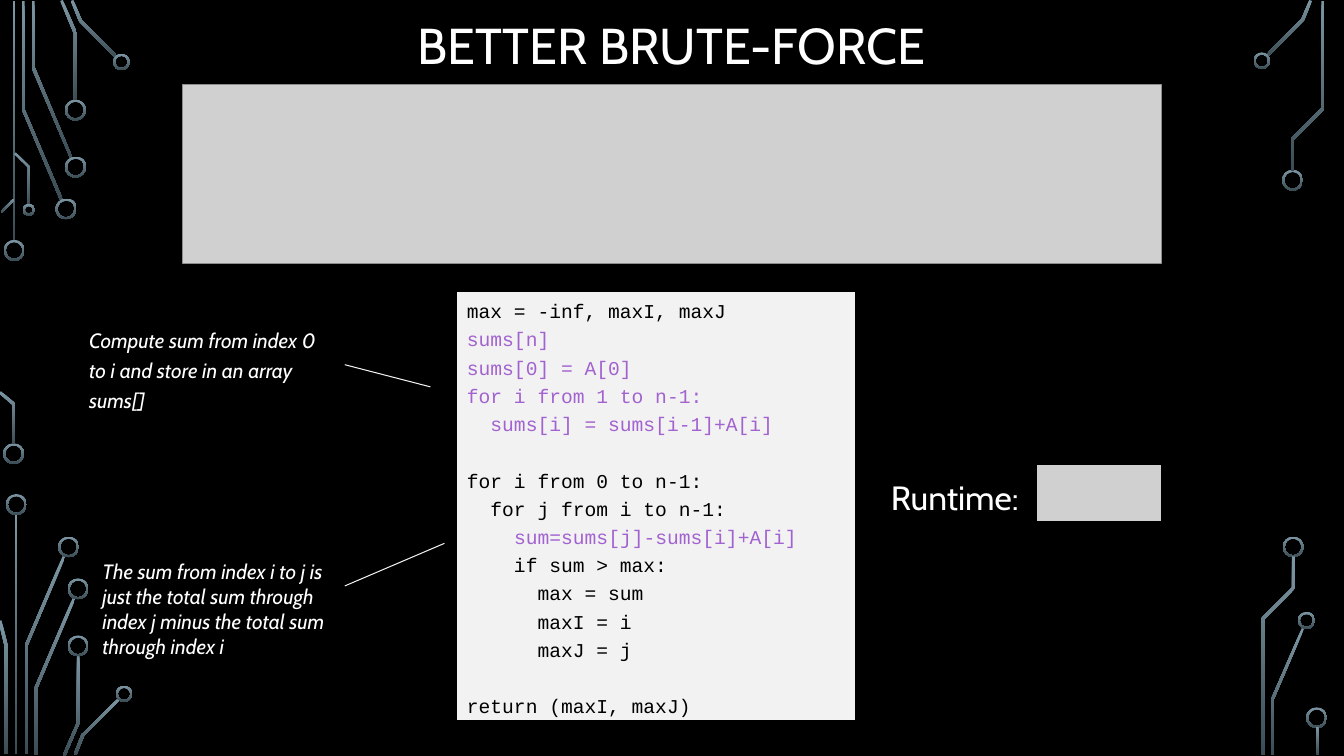
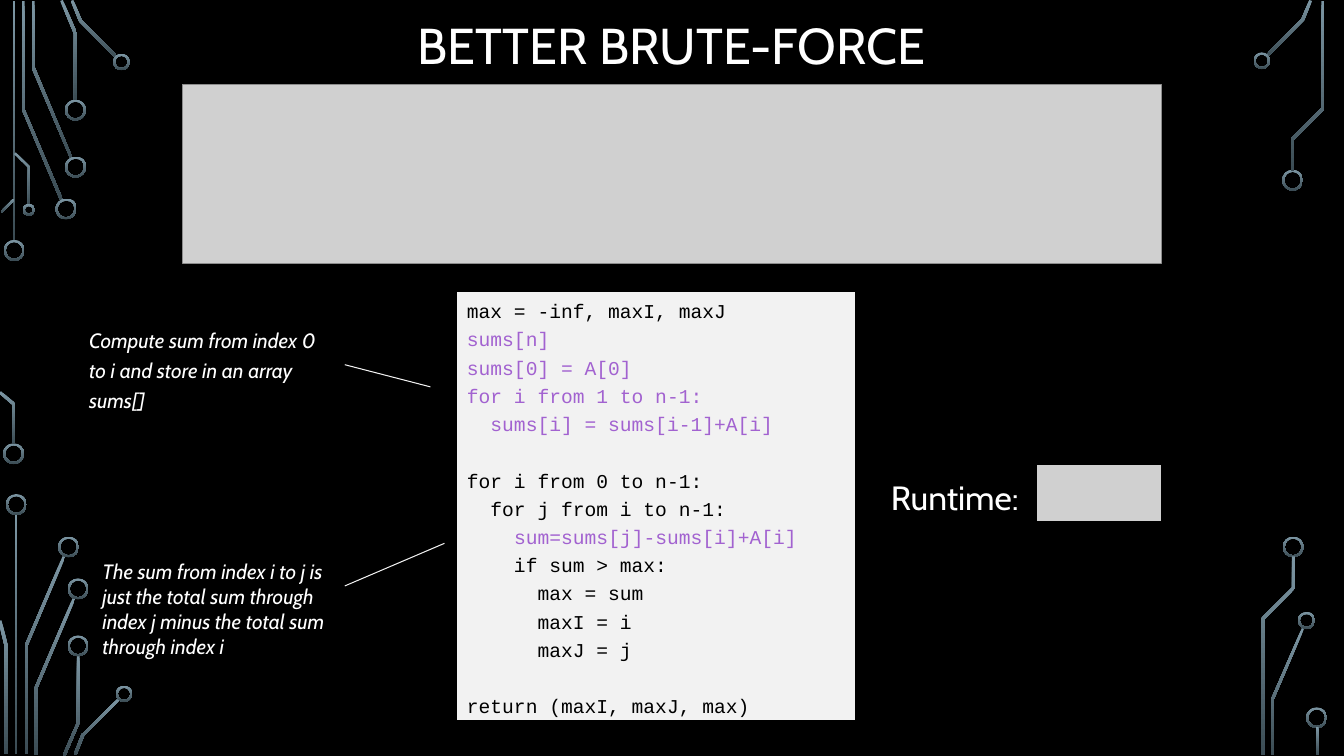
Before and after one commit to markfloryan/dsa2, a slide deck: slide 20 of slides/03-1-DivConIntro.pptx. Drawn at 1344x756 pixels with LibreOffice and Linux fonts; fonts in the diff are those of the drawing; grey boxes stand for pictures; background and template pictures are left out. Boxes give left, top, right and bottom in pixels: in the first picture for what was removed or moved away, otherwise in the second. Text is boxed around its words. In the diff, an @@ line names an element or a change of style, - is before the commit and + after.

```diff
--- a/slides/03-1-DivConIntro.pptx
+++ b/slides/03-1-DivConIntro.pptx
@@ text at (467,304,796,717): text changed @@
-max = -inf, maxI, maxJ
-sums[n]
-sums[0] = A[0]
-for i from 1 to n-1:
-sums[i] = sums[i-1]+A[i]
-for i from 0 to n-1:
-for j from i to n-1:
-sum=sums[j]-sums[i]+A[i]
-if sum > max:
-max = sum
-maxI = i
-maxJ = j
-return (maxI, maxJ)
+max = -inf, maxI, maxJ
+sums[n]
+sums[0] = A[0]
+for i from 1 to n-1:
+sums[i] = sums[i-1]+A[i]
+for i from 0 to n-1:
+for j from i to n-1:
+sum=sums[j]-sums[i]+A[i]
+if sum > max:
+max = sum
+maxI = i
+maxJ = j
+return (maxI, maxJ, max)
```
Also in this commit, not shown: 1 other slide changed, 8 other files.
